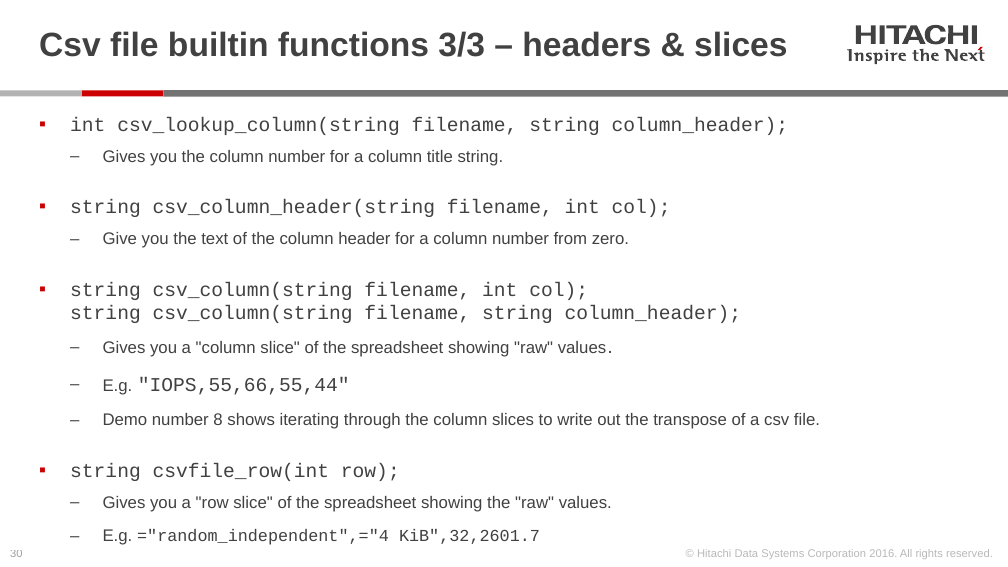
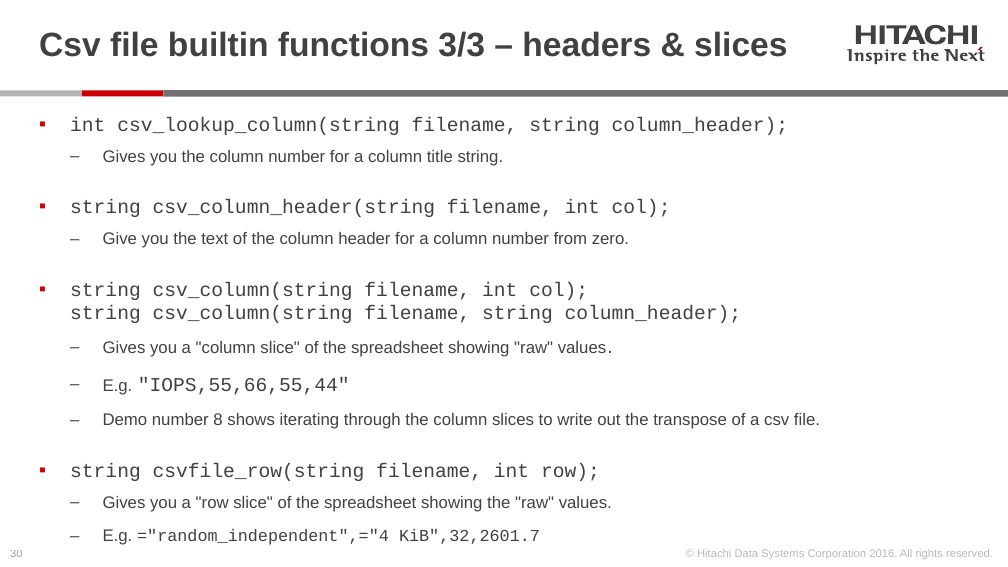
Before and after one commit to Hitachi-Data-Systems/ivy, a slide deck: slide 30 of doc/ivyscript reference.pptx. Drawn at 1008x567 pixels with LibreOffice and Linux fonts; fonts in the diff are those of the drawing. Boxes give left, top, right and bottom in pixels: in the first picture for what was removed or moved away, otherwise in the second. Text is boxed around its words. In the diff, an @@ line names an element or a change of style, - is before the commit and + after.

```diff
--- a/doc/ivyscript reference.pptx
+++ b/doc/ivyscript reference.pptx
@@ text at (x1=70, y1=463, x2=600, y2=481): text changed @@
-▪ string csvfile_row(int row);
+▪ string csvfile_row(string filename, int row);
```
Also in this commit, not shown: 2 other slides changed, 4 other files.
